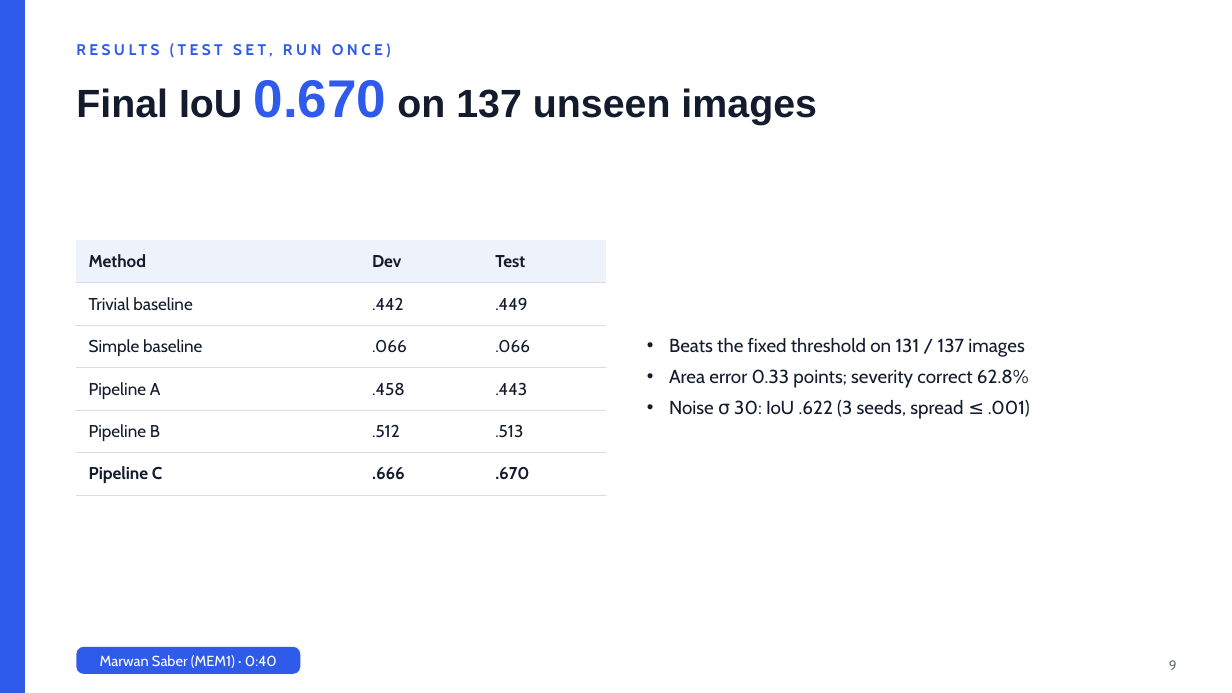
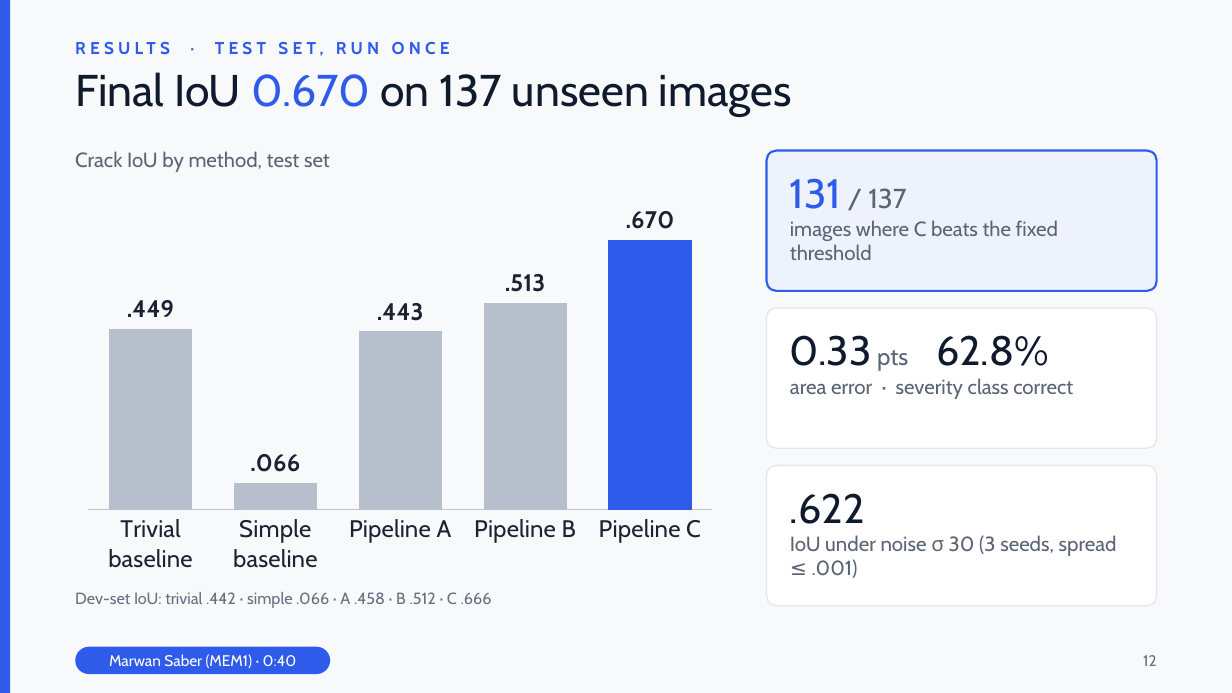
Before and after one commit to marwan19-saber/cse281-crack-segmentation, a slide deck: slide 12 of report/presentation.pptx (slide 9 before the commit). Drawn at 1232x693 pixels with LibreOffice and Linux fonts; fonts in the diff are those of the drawing. Boxes give left, top, right and bottom in pixels: in the first picture for what was removed or moved away, otherwise in the second. Text is boxed around its words. In the diff, an @@ line names an element or a change of style, - is before the commit and + after.

```diff
--- a/report/presentation.pptx
+++ b/report/presentation.pptx
@@ background #FFFFFF to #F8F9FB @@
@@ rectangle: place and size @@
-rectangle at bbox=[0, 0, 25, 692]
+rectangle at bbox=[0, 0, 10, 692]
@@ rectangle at bbox=[0, 0, 10, 692]: fill #2F5BEA to #2E5BE9; outline #2F5BEA 1 pt to none @@
@@ text "RESULTS · TEST SET, RUN ..." at bbox=[215, 42, 450, 56]: vertical alignment middle to top @@
@@ text at bbox=[215, 42, 450, 56]: text changed; size 9 to 10 pt; text colour #2F5BEA to #2E5BE9 @@
-RESULTS (TEST SET, RUN ONCE)
+RESULTS · TEST SET, RUN ONCE
@@ title "Final IoU 0.670 on 137 ..." at bbox=[75, 72, 792, 116]: size 23 to 26 pt, text colour #131B2D to #0F1B2D in "Final IoU on 137 unseen images"; size 31 to 26 pt, text colour #2F5BEA to #2E5BE9 in "0.670"; font Arial to Cabin, bold off @@
@@ text added at bbox=[75, 151, 330, 172], 12 pt, text #5B6475 @@
+Crack IoU by method, test set
@@ rounded rectangle added at bbox=[766, 150, 1157, 291], fill #EEF2FD, outline #2E5BE9 1.25 pt, 12 pt, text #5B6475 @@
+131 / 137
+images where C beats the fixed threshold
@@ column chart added at bbox=[75, 180, 726, 582] @@
+categories: Trivial baseline, Simple baseline, Pipeline A, Pipeline B, Pipeline C
+Series 1: 0.449, 0.066, 0.443, 0.513, 0.67
@@ table removed at bbox=[76, 240, 606, 487], 6 rows, 3 columns @@
-Method | Dev | Test
-Trivial baseline | .442 | .449
-Simple baseline | .066 | .066
-Pipeline A | .458 | .443
-Pipeline B | .512 | .513
-Pipeline C | .666 | .670
@@ rounded rectangle added at bbox=[766, 308, 1157, 448], fill #FFFFFF, outline #E3E6EC 0.75 pt, 12 pt, text #5B6475 @@
+0.33 pts 62.8%
+area error · severity class correct
@@ text removed at bbox=[669, 338, 1030, 419] @@
-• Beats the fixed threshold on 131 / 137 images
-• Area error 0.33 points; severity correct 62.8%
-• Noise σ 30: IoU .622 (3 seeds, spread ≤ .001)
@@ rounded rectangle added at bbox=[766, 466, 1157, 606], fill #FFFFFF, outline #E3E6EC 0.75 pt, 12 pt, text #5B6475 @@
+.622
+IoU under noise σ 30 (3 seeds, spread ≤ .001)
@@ text added at bbox=[75, 592, 492, 608], 9.5 pt, text #687082 @@
+Dev-set IoU: trivial .442 · simple .066 · A .458 · B .512 · C .666
@@ rounded rectangle "Marwan Saber (MEM1) · 0:40": place and size @@
-rounded rectangle "Marwan Saber (MEM1) · 0:40" at bbox=[76, 647, 301, 674]
+rounded rectangle "Marwan Saber (MEM1) · 0:40" at bbox=[75, 647, 330, 674]
@@ rounded rectangle "Marwan Saber (MEM1) · 0:40" at bbox=[75, 647, 330, 674]: size 8.5 to 9 pt; fill #2F5BEA to #2E5BE9; proportions changed @@
@@ page number added at bbox=[1143, 655, 1157, 666], 9 pt, text #687082 @@
+12
@@ page number removed at bbox=[1169, 660, 1177, 670] @@
-9
```
Also in this commit, not shown: 12 other slides changed, 4 slides added.
